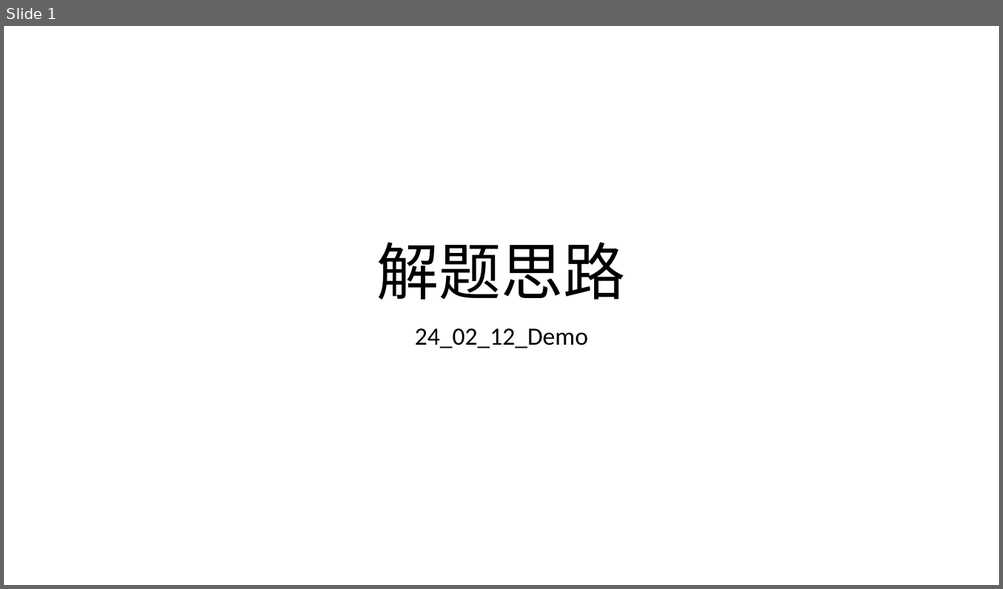
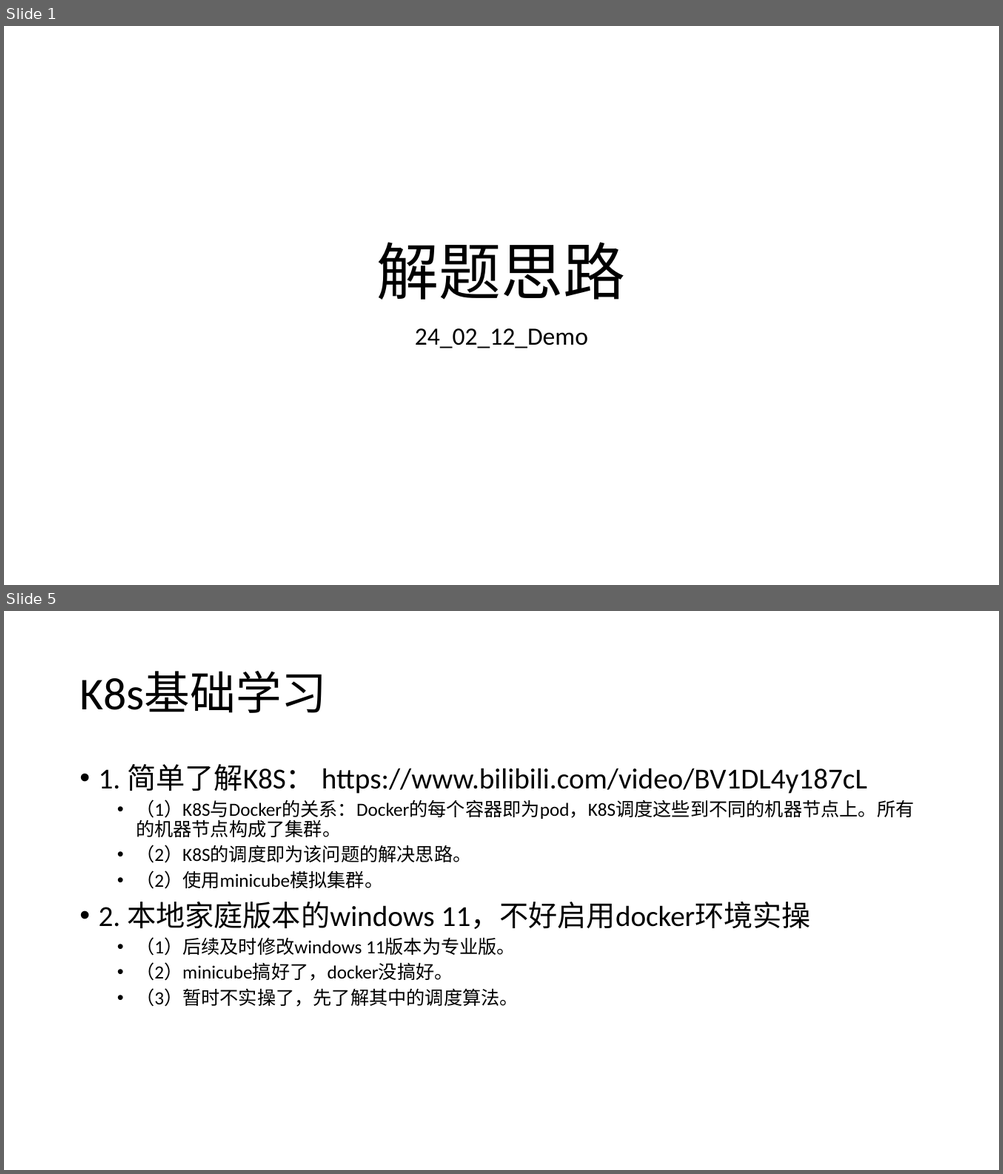
Before and after one commit to HuangDDU/hzy_algorithm, a slide deck: huawei/4_ESC/日志记录.pptx. Shown one above the other, each under a label of ours: slide 1 before the commit, slides 1 and 5 after it; the slides between them are not shown. The pictures are 1003x589 and 1003x1174 pixels, drawn with LibreOffice and Linux fonts; fonts in the diff are those of the drawing. Boxes give left, top, right and bottom in pixels: in the first picture for what was removed or moved away, otherwise in the second. Text is boxed around its words. In the diff, an @@ line names an element or a change of style, - is before the commit and + after.

```diff
--- a/huawei/4_ESC/日志记录.pptx
+++ b/huawei/4_ESC/日志记录.pptx
@@ slide 5 added at [4, 611, 999, 1170], background #FFFFFF @@
@@ title added at [79, 672, 327, 713], 44 pt, text #000000 @@
+K8s基础学习
@@ text added at [99, 764, 914, 1007], 18 pt, text #000000 @@
+• 1. 简单了解K8S： https://www.bilibili.com/video/BV1DL4y187cL
+  • （1）K8S与Docker的关系：Docker的每个容器即为pod，K8S调度这些到不同的机器节点上。所有的机器节点构成了集群。
+  • （2）K8S的调度即为该问题的解决思路。
+  • （2）使用minicube模拟集群。
+• 2. 本地家庭版本的windows 11，不好启用docker环境实操
+  • （1）后续及时修改windows 11版本为专业版。
+  • （2）minicube搞好了，docker没搞好。
+  • （3）暂时不实操了，先了解其中的调度算法。
```
Also in this commit, not shown: 1 slide changed, 7 other slides added, 55 other files.
